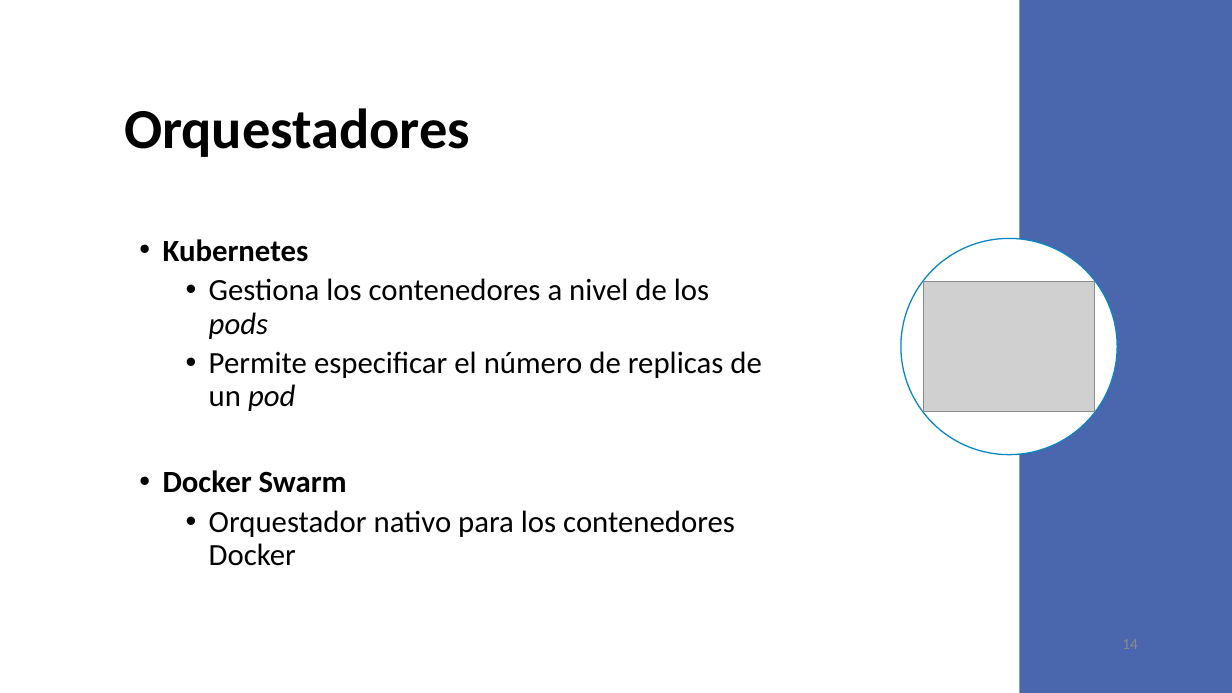
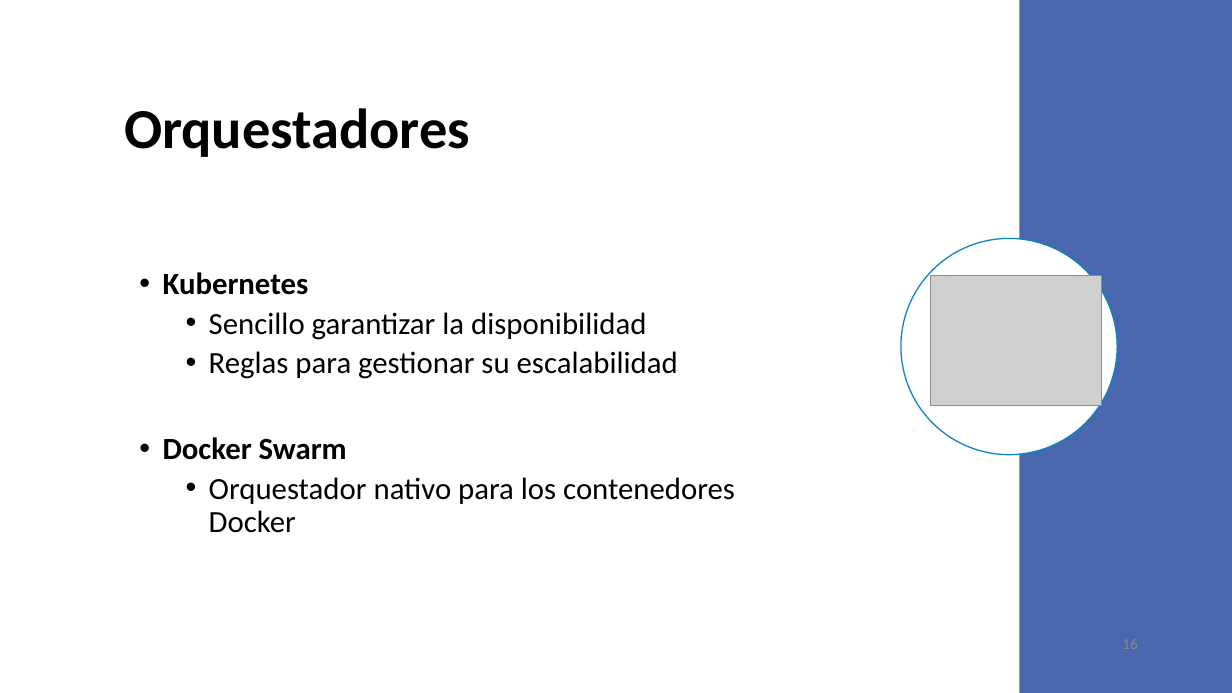
Before and after one commit to VictorIranzo/TFG_Microservices, a slide deck: slide 16 of Trabajo/Presentación/Desarrollo de software basado en microservicios.pptx (slide 14 before the commit). Drawn at 1232x693 pixels with LibreOffice and Linux fonts; fonts in the diff are those of the drawing; grey boxes stand for pictures. Boxes give left, top, right and bottom in pixels: in the first picture for what was removed or moved away, otherwise in the second. Text is boxed around its words. In the diff, an @@ line names an element or a change of style, - is before the commit and + after.

```diff
--- a/Trabajo/Presentación/Desarrollo de software basado en microservicios.pptx
+++ b/Trabajo/Presentación/Desarrollo de software basado en microservicios.pptx
@@ picture: place and size @@
-picture at (923, 282, 1094, 412)
+picture at (931, 275, 1102, 406)
@@ text at (209, 312, 678, 379): text changed @@
-  • Gestiona los contenedores a nivel de los pods
-  • Permite especificar el número de replicas de un pod
+  • Sencillo garantizar la disponibilidad
+  • Reglas para gestionar su escalabilidad
@@ page number at (1122, 639, 1138, 649): text changed @@
-14
+16
```
Also in this commit, not shown: 11 other slides changed, 5 slides added.
